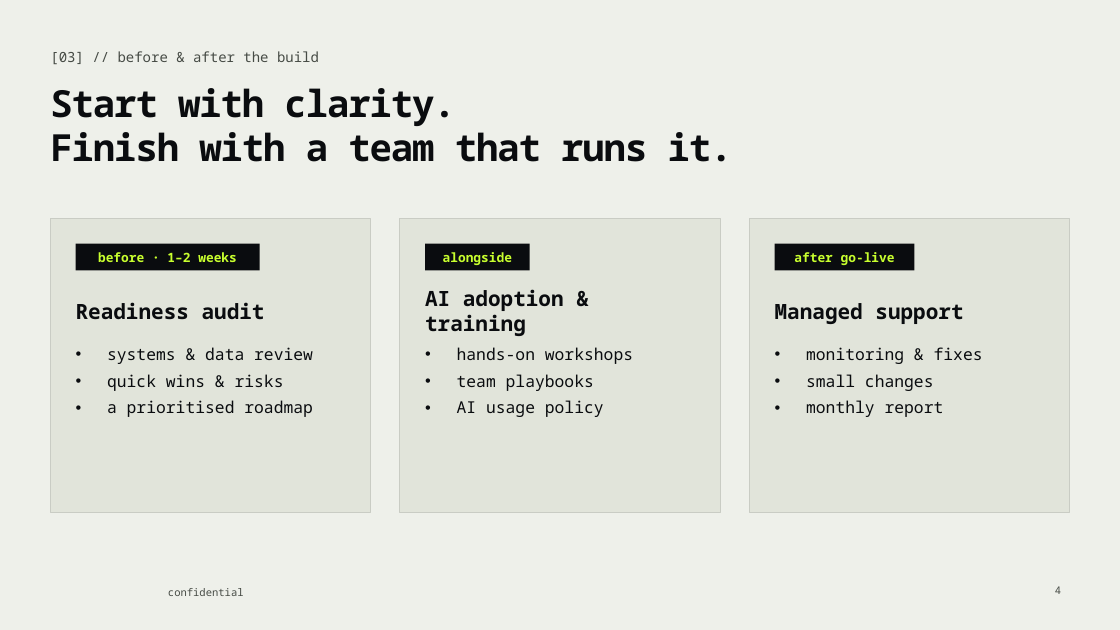
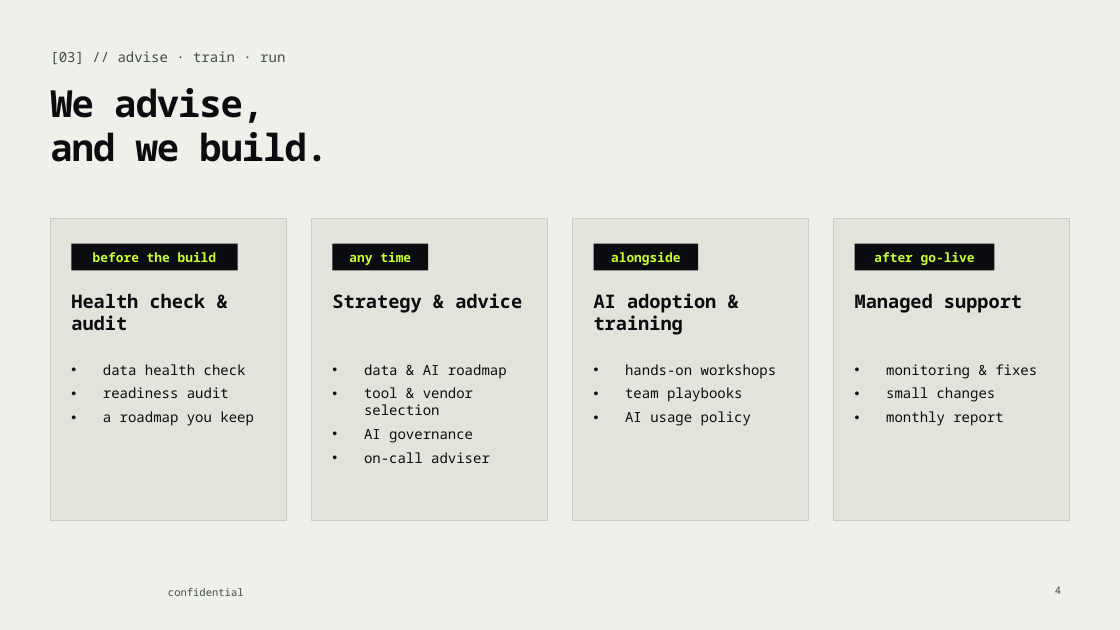
Before and after one commit to boshwazi/datawazi, a slide deck: slide 4 of sales/deck/Datawazi_Capabilities_Deck.pptx. Drawn at 1120x630 pixels with LibreOffice and Linux fonts; fonts in the diff are those of the drawing; background and template pictures are left out. Boxes give left, top, right and bottom in pixels: in the first picture for what was removed or moved away, otherwise in the second. Text is boxed around its words. In the diff, an @@ line names an element or a change of style, - is before the commit and + after.

```diff
--- a/sales/deck/Datawazi_Capabilities_Deck.pptx
+++ b/sales/deck/Datawazi_Capabilities_Deck.pptx
@@ text at bbox=[50, 51, 285, 64]: text changed @@
-[03] // before & after the build
+[03] // advise · train · run
@@ title at bbox=[50, 88, 328, 162]: text changed @@
-Start with clarity.
-Finish with a team that runs it.
+We advise,
+and we build.
@@ rectangle: place and size @@
-rectangle at bbox=[50, 218, 371, 513]
+rectangle at bbox=[50, 218, 287, 521]
@@ rectangle: place and size @@
-rectangle at bbox=[400, 218, 720, 513]
+rectangle at bbox=[312, 218, 548, 521]
@@ rectangle: place and size @@
-rectangle at bbox=[749, 218, 1070, 513]
+rectangle at bbox=[573, 218, 809, 521]
@@ rectangle added at bbox=[833, 218, 1070, 521], fill #E1E4DA, outline #C9CCC4 0.75 pt @@
@@ rectangle: place and size @@
-rectangle at bbox=[76, 244, 260, 271]
+rectangle at bbox=[71, 244, 238, 271]
@@ text at bbox=[93, 252, 217, 262]: text changed @@
-before · 1–2 weeks
+before the build
@@ rectangle: place and size @@
-rectangle at bbox=[425, 244, 530, 271]
+rectangle at bbox=[333, 244, 429, 271]
@@ text added at bbox=[349, 252, 411, 265], 11 pt, text #C8FF2E, bold @@
+any time
@@ rectangle: place and size @@
-rectangle at bbox=[775, 244, 915, 271]
+rectangle at bbox=[594, 244, 699, 271]
@@ text "alongside": place and size @@
-text "alongside" at bbox=[443, 252, 512, 265]
+text "alongside" at bbox=[611, 252, 680, 265]
@@ text "after go-live": place and size @@
-text "after go-live" at bbox=[794, 252, 895, 265]
+text "after go-live" at bbox=[874, 252, 975, 265]
@@ rectangle added at bbox=[854, 244, 995, 271], fill #0A0C0F @@
@@ text at bbox=[71, 294, 206, 330]: text changed; size 18 to 16 pt @@
-Readiness audit
+Health check & audit
@@ text "Health check & audit" at bbox=[71, 294, 206, 330]: vertical alignment middle to top @@
@@ text added at bbox=[332, 293, 522, 313], 16 pt, text #0A0C0F, bold @@
+Strategy & advice
@@ text "AI adoption & training" at bbox=[594, 293, 716, 335]: size 18 to 16 pt; vertical alignment middle to top @@
@@ text "AI adoption & training": place and size @@
-text "AI adoption & training" at bbox=[425, 289, 564, 336]
+text "AI adoption & training" at bbox=[594, 293, 716, 335]
@@ text "Managed support": place and size @@
-text "Managed support" at bbox=[775, 303, 963, 324]
+text "Managed support" at bbox=[855, 294, 1022, 313]
@@ text "Managed support" at bbox=[855, 294, 1022, 313]: size 18 to 16 pt; vertical alignment middle to top @@
@@ text at bbox=[103, 364, 254, 426]: text changed; size 14 to 12 pt @@
-• systems & data review
-• quick wins & risks
-• a prioritised roadmap
+• data health check
+• readiness audit
+• a roadmap you keep
@@ text added at bbox=[364, 364, 507, 463], 12 pt, text #0A0C0F @@
+• data & AI roadmap
+• tool & vendor selection
+• AI governance
+• on-call adviser
@@ text "hands-on workshops" at bbox=[625, 364, 777, 426]: size 14 to 12 pt @@
@@ text "hands-on workshops": place and size @@
-text "hands-on workshops" at bbox=[457, 347, 633, 417]
+text "hands-on workshops" at bbox=[625, 364, 777, 426]
@@ text "monitoring & fixes": place and size @@
-text "monitoring & fixes" at bbox=[806, 347, 983, 417]
+text "monitoring & fixes" at bbox=[886, 364, 1037, 426]
@@ text "monitoring & fixes" at bbox=[886, 364, 1037, 426]: size 14 to 12 pt @@
```
Also in this commit, not shown: 2 other slides changed, 49 other files.
